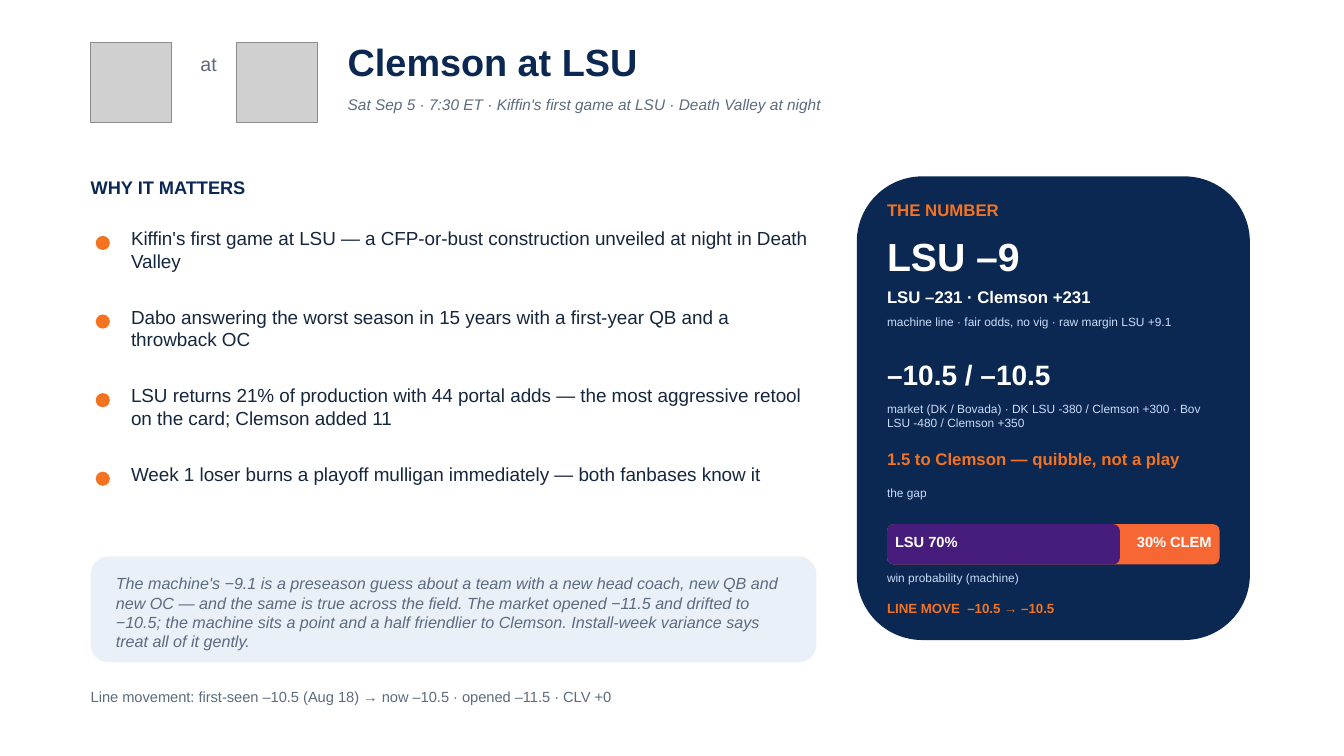
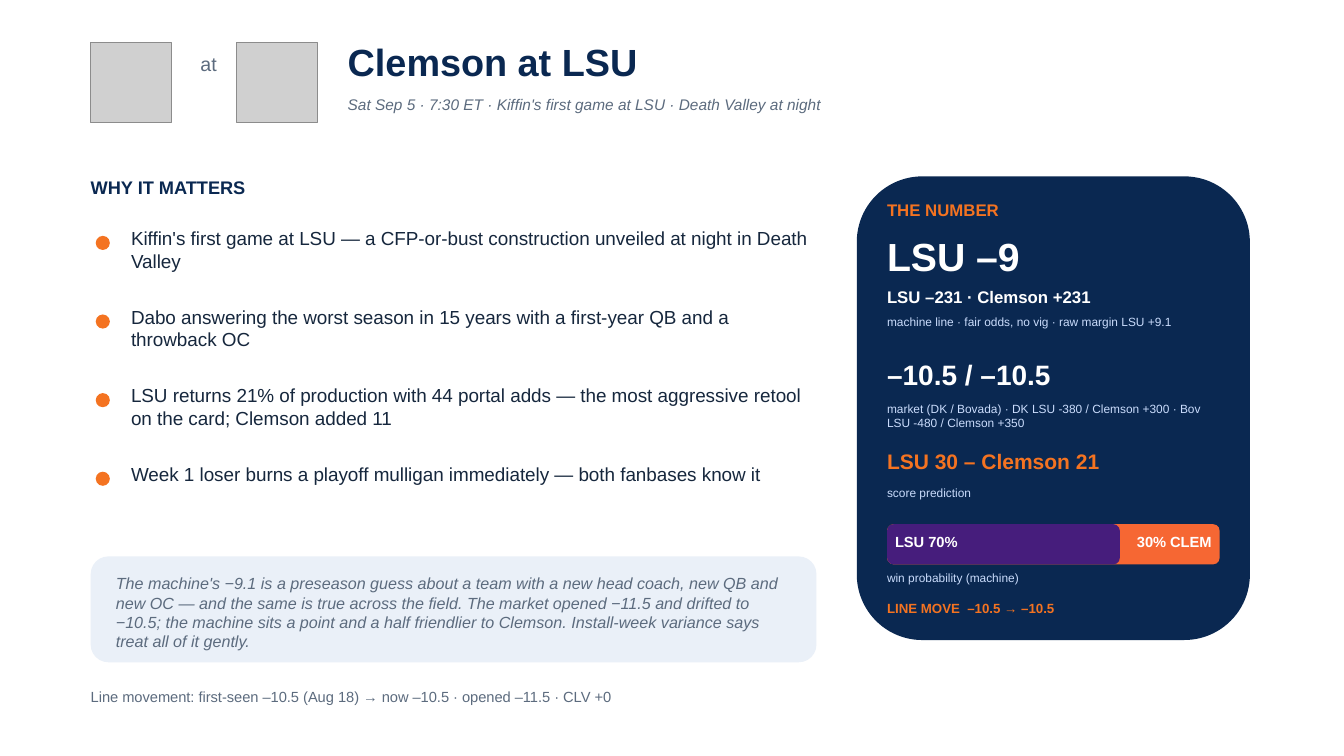
Before and after one commit to lucasalvarezflorida-lab/ncaa-fbs-analytics, a slide deck: slide 6 of decks/2026_Week1_Episode2.pptx. Drawn at 1344x756 pixels with LibreOffice and Linux fonts; fonts in the diff are those of the drawing; grey boxes stand for pictures. Boxes give left, top, right and bottom in pixels: in the first picture for what was removed or moved away, otherwise in the second. Text is boxed around its words. In the diff, an @@ line names an element or a change of style, - is before the commit and + after.

```diff
--- a/decks/2026_Week1_Episode2.pptx
+++ b/decks/2026_Week1_Episode2.pptx
@@ text at box(887, 453, 1099, 470): text changed; size 12 to 15 pt @@
-1.5 to Clemson — quibble, not a play
+LSU 30 – Clemson 21
@@ text at box(887, 488, 971, 500): text changed @@
-the gap
+score prediction
```
Also in this commit, not shown: 4 other slides changed, 1 other file.
